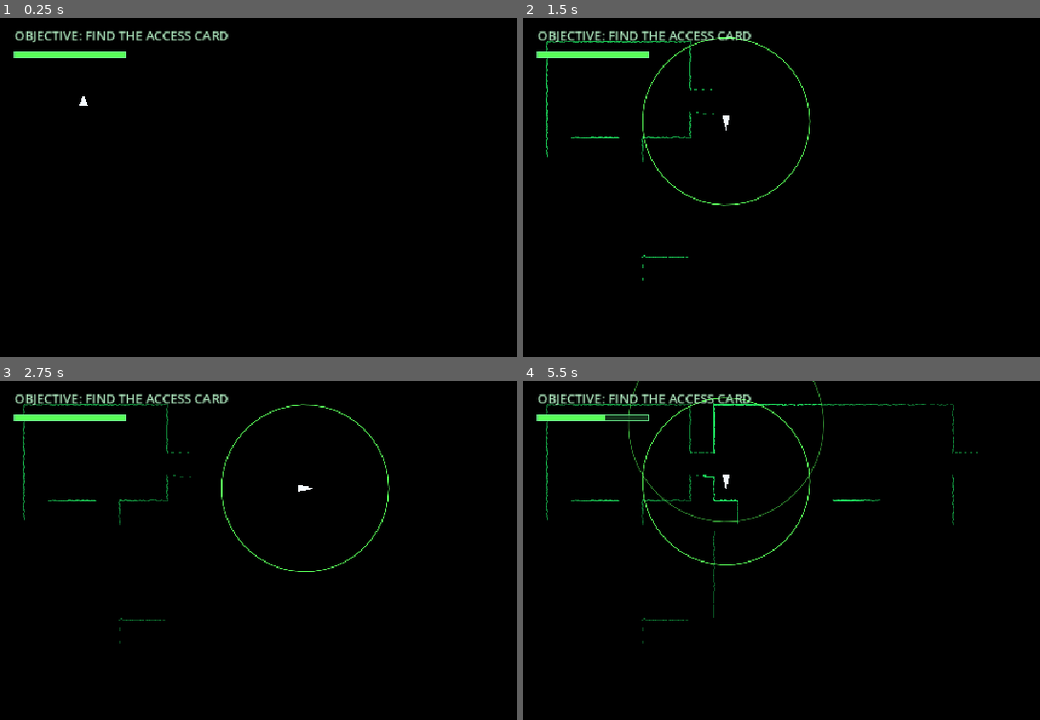
Above: before the commit, frames 1-4 (two rows, left to right).
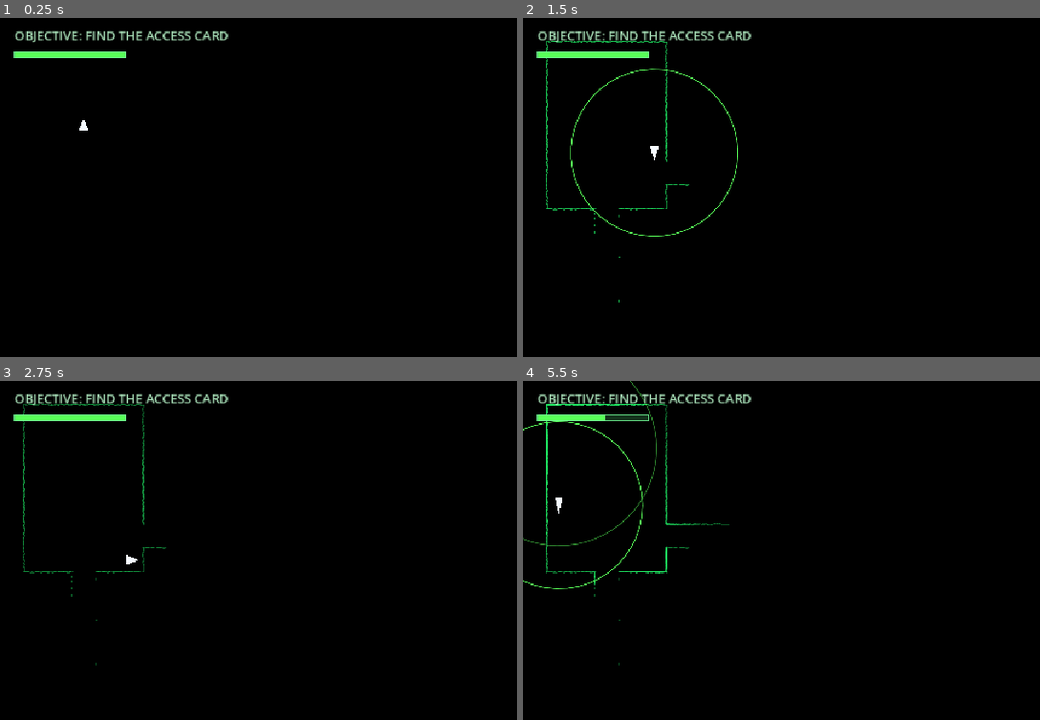
Above: after the commit, the same moments.

Repository: UnderstoodUseYourUsernameHere/Sonar
Game: Godot game, scene res://scenes/main.tscn
The game is run twice, just before and just after one commit, with the same random seed, the same clock (stepped at 60 frames per second) and the same inputs.
Inputs (mouse positions are in pixels of both pictures, inside the frame that each line leads up to):
- Up to frame 1 (0.25 s): no input
- Up to frame 2 (1.5 s): tap Enter at 0.5 s; move the mouse to (outside the picture) at 0.52 s; hold Right (move_right) 0.53-1.28 s; tap Space (ping) at 0.6 s; click (outside the picture) at 0.67 s; move the mouse to (750, 333) at 1.27 s; hold S (move_down) from 1.28 s (still down); tap Alt at 1.35 s
- Up to frame 3 (2.75 s): move the mouse to (460, 540) at 2.02 s; release S (move_down) at 2.03 s; hold Right (move_right) from 2.03 s (still down); tap Shift at 2.1 s
- Up to frame 4 (5.5 s): tap R (restart) at 2.75, 5 s; move the mouse to (outside the picture) at 2.77 s; release Right (move_right) at 2.78 s; hold W (move_up) 2.78-3.53 s; tap Space (ping) at 2.85, 5.1 s; click (outside the picture) at 2.92 s; move the mouse to (outside the picture) at 3.52 s; hold Left (move_left) 3.53-5.03 s; tap Alt at 3.6 s; move the mouse to (678, 581) at 4.27 s; tap Shift at 4.35 s; move the mouse to (941, 669) at 5.02 s; hold S (move_down) from 5.03 s (still down); click (941, 669) at 5.17 s

The runs differ from the first frame. In frame 1, less than 0.1% of the frame differs, in the area x 15-18%, y 23-34%; in frame 2, 1.5%; in frame 3, 1.1%; in frame 4, 2.4%, in the area x 0-88%, y 0-84%.

Commit message:
Change station map

Diff:
--- a/scripts/main.gd
+++ b/scripts/main.gd
@@ -111,31 +111,30 @@
 
 const MAP_ROWS: Array[String] = [
 	"################################",
-	"#......#..........#............#",
-	"#......#..........#............#",
-	"#..E...........................#",
-	"#......#..........#............#",
-	"#.##.####....##...####.###.#####",
-	"#......#.....##...#............#",
-	"#......#.....##...#............#",
-	"#......#.....##...#............#",
-	"#......#..........#.....X......#",
-	"##...###...##.....####.#####.###",
-	"#......#...##.....#............#",
-	"#......#...##.....#............#",
-	"#......#...##.....#............#",
-	"#......#..........#............#",
-	"####.####.....########...#######",
-	"#......#......#....#...........#",
-	"#......#......#....#...........#",
-	"#......#......#................#",
-	"#......#......#....#.....K.....#",
-	"#..............................#",
-	"#..............................#",
-	"#......................M.......#",
+	"#.....#........#...............#",
+	"#.....#..##....#...####........#",
+	"#.....#..##....#...#..#....K...#",
+	"#..E..#........#...#..#........#",
+	"#.....####.#####...#..####.#####",
+	"#..........#.......#...........#",
+	"#.....#....#.......#...........#",
+	"###.###....#...##..#...##..#...#",
+	"#..........#...#...#...#...#...#",
+	"#...##.....#...#...#...#...#...#",
+	"#...#......#...#...#...#...#...#",
+	"#...#......##.##...#...##.##...#",
+	"#...#....................M.....#",
+	"#...####.#######.#######.#######",
+	"#......#.......#.......#.......#",
+	"#..##..#..##...#..###..#...##..#",
+	"#..#...#..#....#..#....#...#...#",
+	"#..#...#..#....#..#X#..#...#...#",
+	"#..#...#..#....#..#.#..#...#...#",
+	"#......#.......#....#..........#",
+	"#......#.......#....#..........#",
+	"#..........#...........#.......#",
 	"################################"
 ]
-
 class ScanPoint:
 	var position: Vector2
 	var tangent: Vector2
